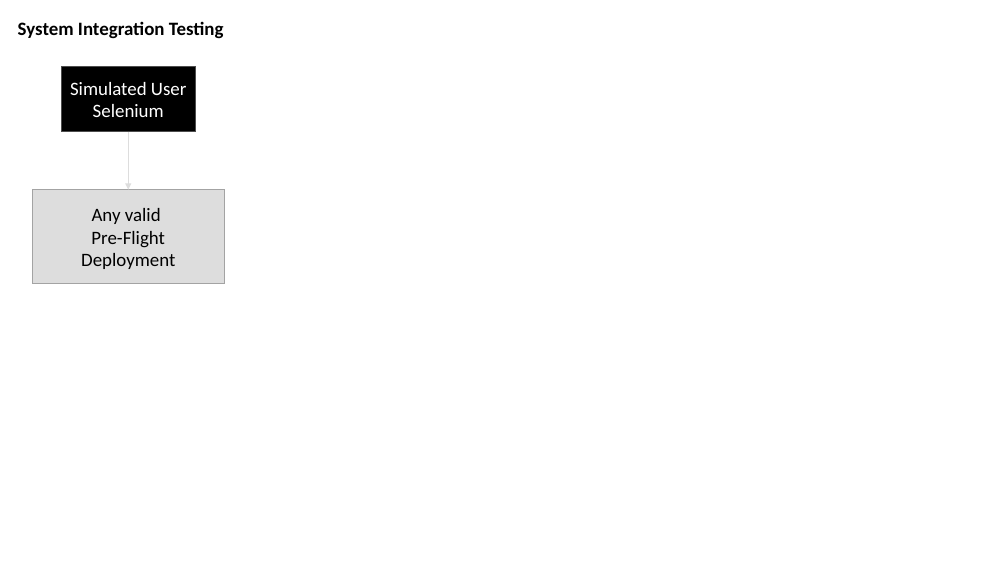
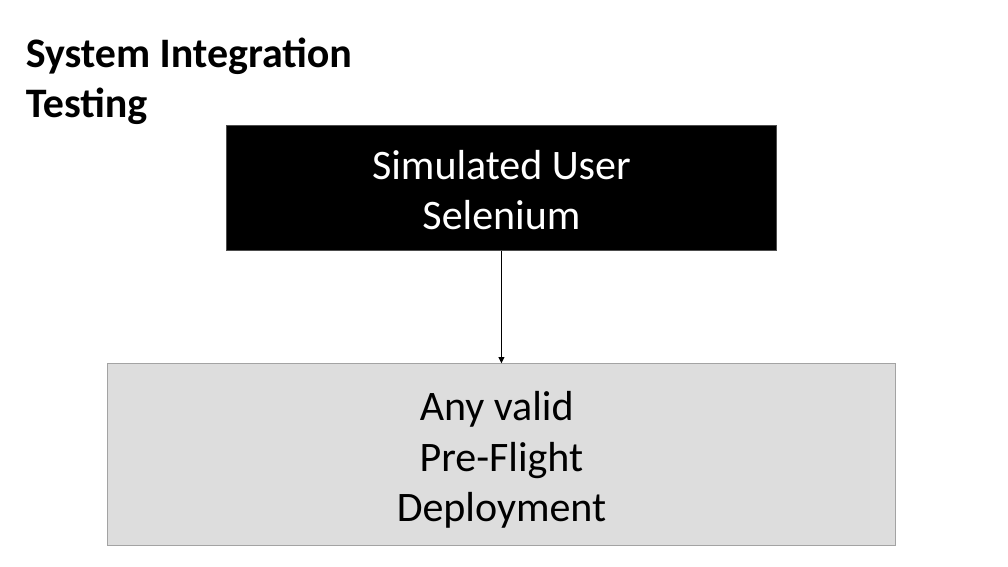
Before and after one commit to rdnp/pre-flight, a slide deck: slide 4 of de.rdnp.preflight.architecture/doc/Drawings.pptx. Drawn at 1008x567 pixels with LibreOffice and Linux fonts; fonts in the diff are those of the drawing. Boxes give left, top, right and bottom in pixels: in the first picture for what was removed or moved away, otherwise in the second. Text is boxed around its words. In the diff, an @@ line names an element or a change of style, - is before the commit and + after.

```diff
--- a/de.rdnp.preflight.architecture/doc/Drawings.pptx
+++ b/de.rdnp.preflight.architecture/doc/Drawings.pptx
@@ text "System Integration Testing": place and size @@
-text "System Integration Testing" at bbox=[18, 21, 224, 39]
+text "System Integration Testing" at bbox=[26, 37, 352, 124]
@@ size 18 to 40 pt in 3 elements at bbox=[26, 37, 352, 124], bbox=[107, 364, 895, 546], bbox=[227, 126, 777, 250] @@
@@ rectangle "Simulated User": place and size @@
-rectangle "Simulated User" at bbox=[61, 67, 196, 131]
+rectangle "Simulated User" at bbox=[227, 126, 777, 250]
@@ arrow moved from (129, 131) - (129, 190) to (501, 250) - (501, 364) @@
@@ arrow (501, 250) - (501, 364): stroke #DDDDDD 0.5 pt to #000000 0.5 pt @@
@@ rectangle "Any valid": place and size @@
-rectangle "Any valid" at bbox=[32, 190, 225, 284]
+rectangle "Any valid" at bbox=[107, 364, 895, 546]
```
Also in this commit, not shown: 3 other slides changed, 22 other files.
